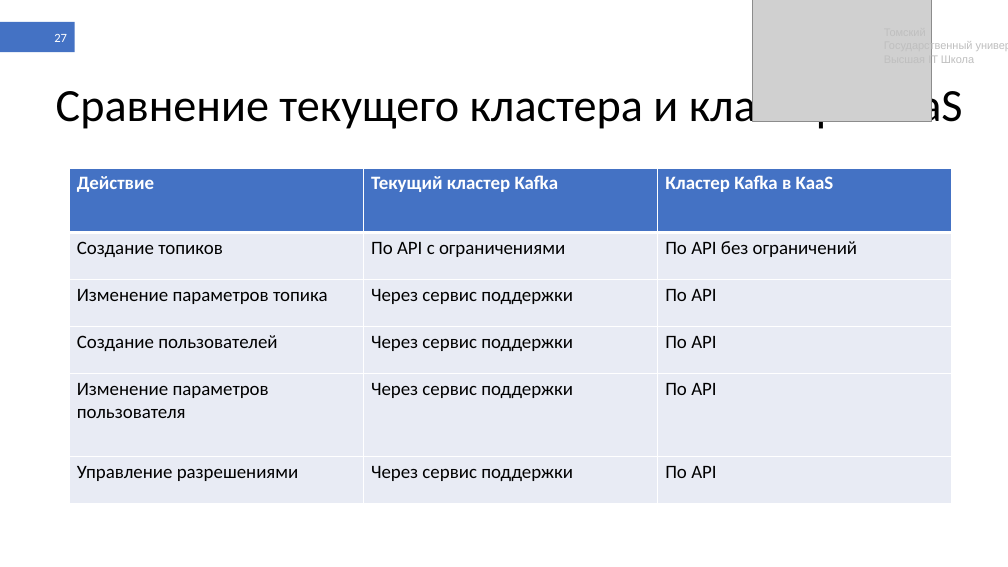
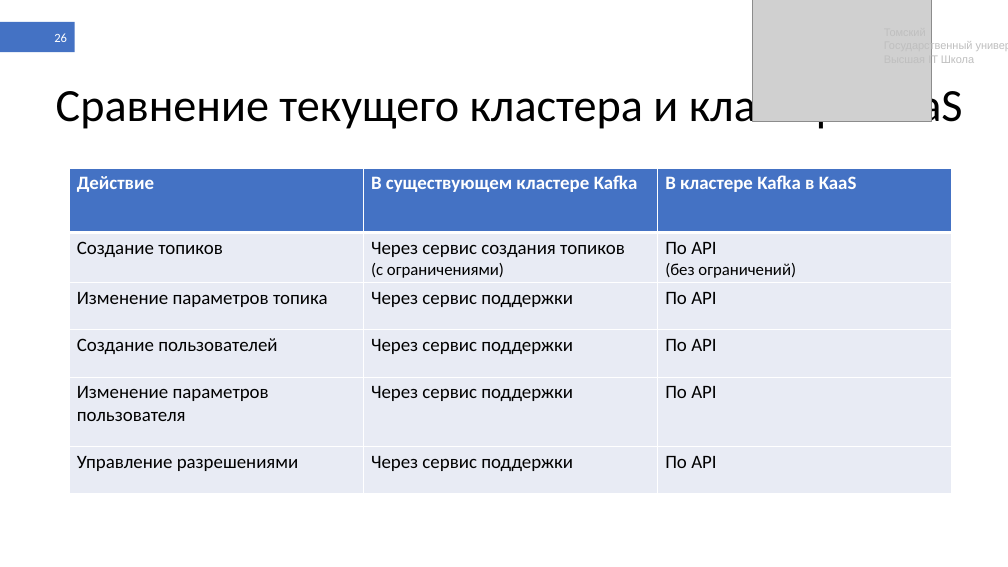
Before and after one commit to shameoff/GraduateWork, a slide deck: slide 26 of Презентация ВКР (в шаблоне).pptx (slide 27 before the commit). Drawn at 1008x567 pixels with LibreOffice and Linux fonts; fonts in the diff are those of the drawing; grey boxes stand for pictures. Boxes give left, top, right and bottom in pixels: in the first picture for what was removed or moved away, otherwise in the second. Text is boxed around its words. In the diff, an @@ line names an element or a change of style, - is before the commit and + after.

```diff
--- a/Презентация ВКР (в шаблоне).pptx
+++ b/Презентация ВКР (в шаблоне).pptx
@@ page number at <box>54,33,67,42</box>: text changed @@
-27
+26
@@ table at <box>70,168,952,494</box> @@
-row 1, column 2: Текущий кластер Kafka
+row 1, column 2: В существующем кластере Kafka
-row 1, column 3: Кластер Kafka в KaaS
+row 1, column 3: В кластере Kafka в KaaS
-row 2, column 2: По API с ограничениями
+row 2, column 2: Через сервис создания топиков (с ограничениями)
-row 2, column 3: По API без ограничений
+row 2, column 3: По API (без ограничений)
```
Also in this commit, not shown: 14 other slides changed, 2 slides added, 1 slide removed.
